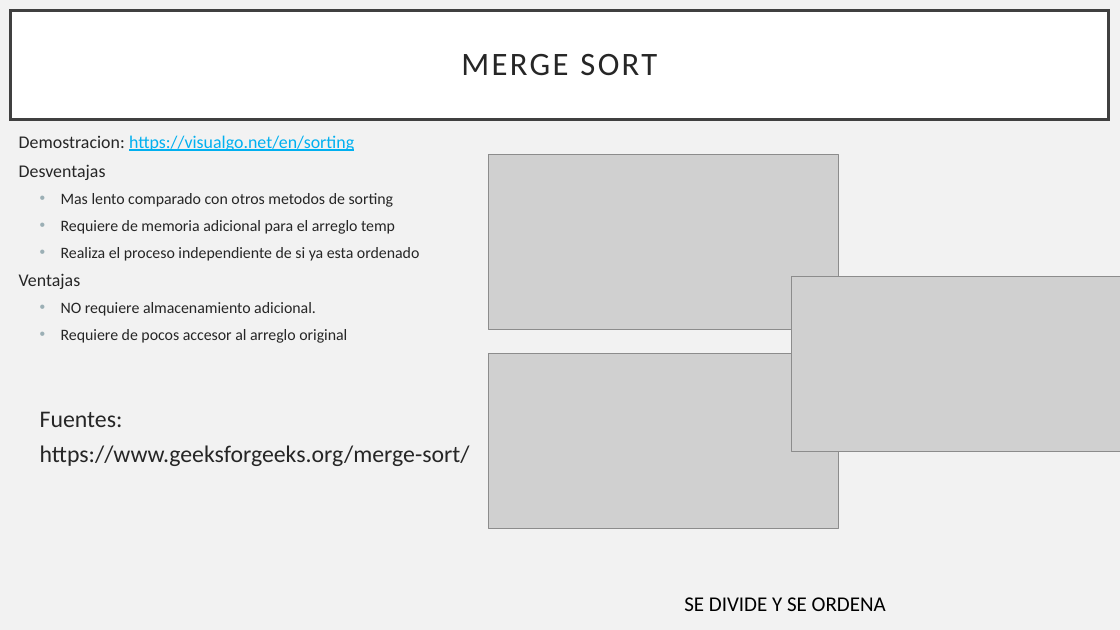
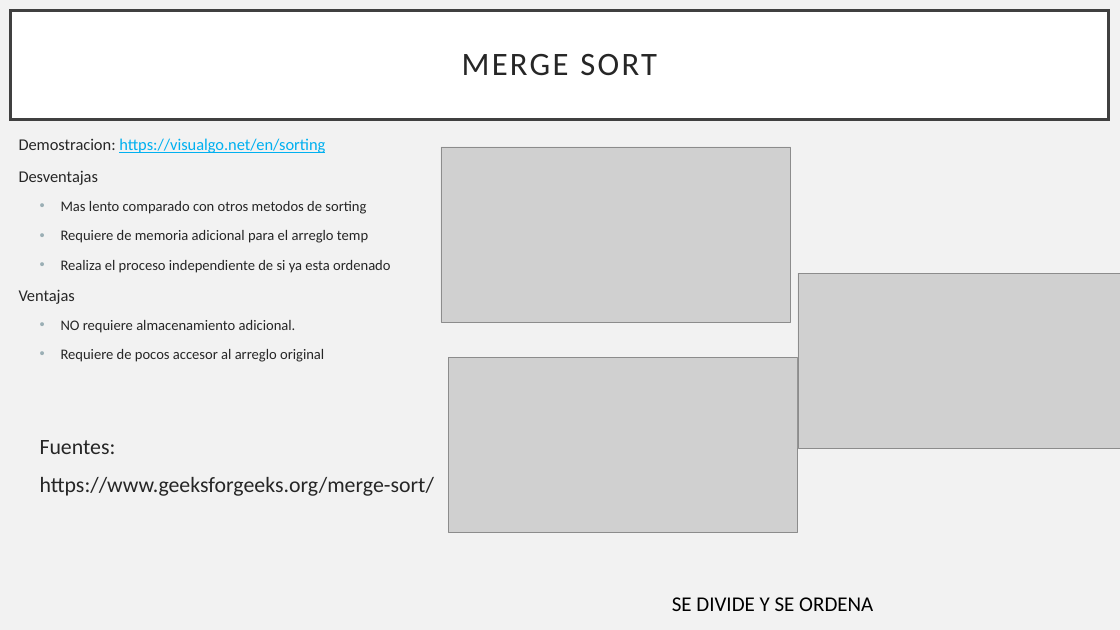
Before and after one commit to ThomasLittleGH/sort, a slide deck: slide 6 of sort.pptx (slide 4 before the commit). Drawn at 1120x630 pixels with LibreOffice and Linux fonts; fonts in the diff are those of the drawing; grey boxes stand for pictures. Boxes give left, top, right and bottom in pixels: in the first picture for what was removed or moved away, otherwise in the second. Text is boxed around its words. In the diff, an @@ line names an element or a change of style, - is before the commit and + after.

```diff
--- a/sort.pptx
+++ b/sort.pptx
@@ text "Demostracion: https://visualgo.net/en/sorting" at box(19, 138, 434, 496): size 15.3 to 14 pt in "Demostracion: https://visualgo.net/en/sorting", "Desventajas", "Ventajas"; size 13.6 to 12.5 pt in "Mas lento comparado con otros metodos de ...", "Requiere de memoria adicional para el arreglo ...", "Realiza el proceso independiente de si ya ...", "NO requiere almacenamiento adicional." and 1 more places; size 20.4 to 18.7 pt in "Fuentes:", "https://www.geeksforgeeks.org/merge-sort/"; line spacing 0.8 to 1; list level 2 to 1 in "Fuentes:"; list level 2 to 1 in "https://www.geeksforgeeks.org/merge-sort/" @@
@@ picture: place and size @@
-picture at box(489, 155, 839, 329)
+picture at box(441, 147, 791, 322)
@@ picture: place and size @@
-picture at box(792, 276, 1120, 451)
+picture at box(798, 273, 1120, 448)
@@ picture: place and size @@
-picture at box(489, 354, 839, 528)
+picture at box(448, 357, 798, 532)
@@ text "SE DIVIDE Y SE ORDENA": place and size @@
-text "SE DIVIDE Y SE ORDENA" at box(684, 597, 886, 611)
+text "SE DIVIDE Y SE ORDENA" at box(672, 597, 873, 611)
```
Also in this commit, not shown: 6 other slides changed.
